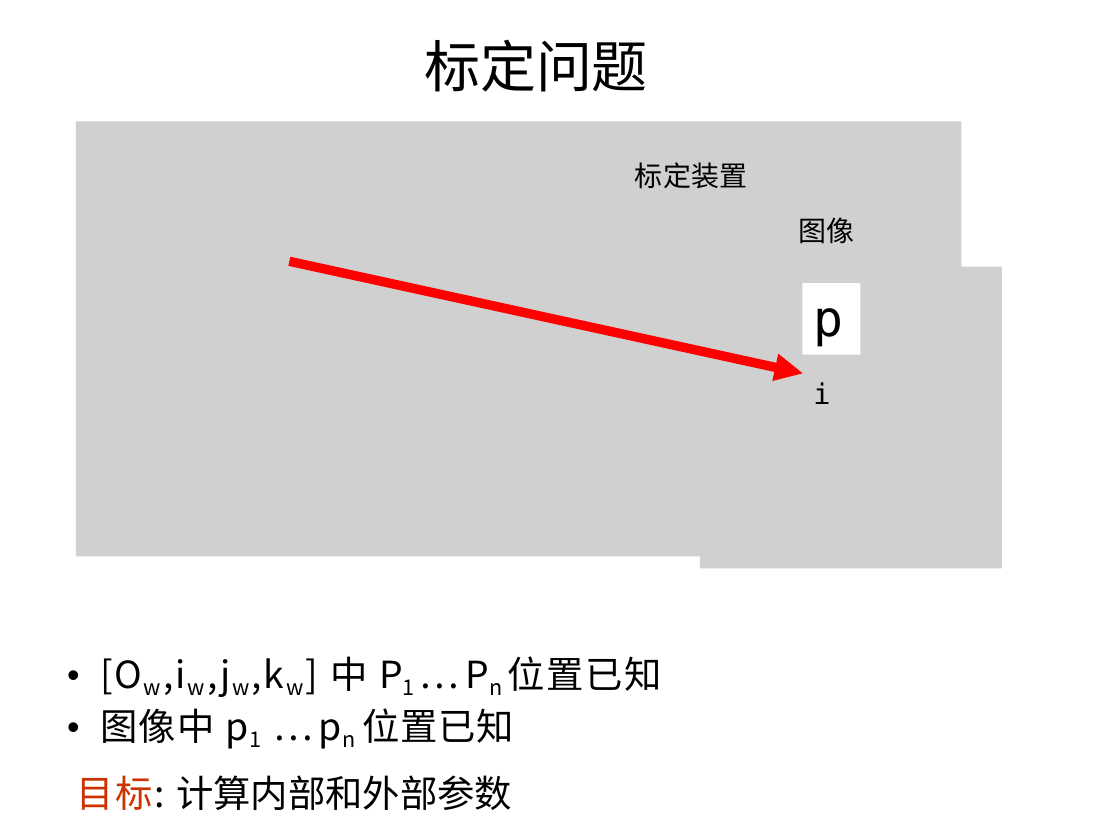
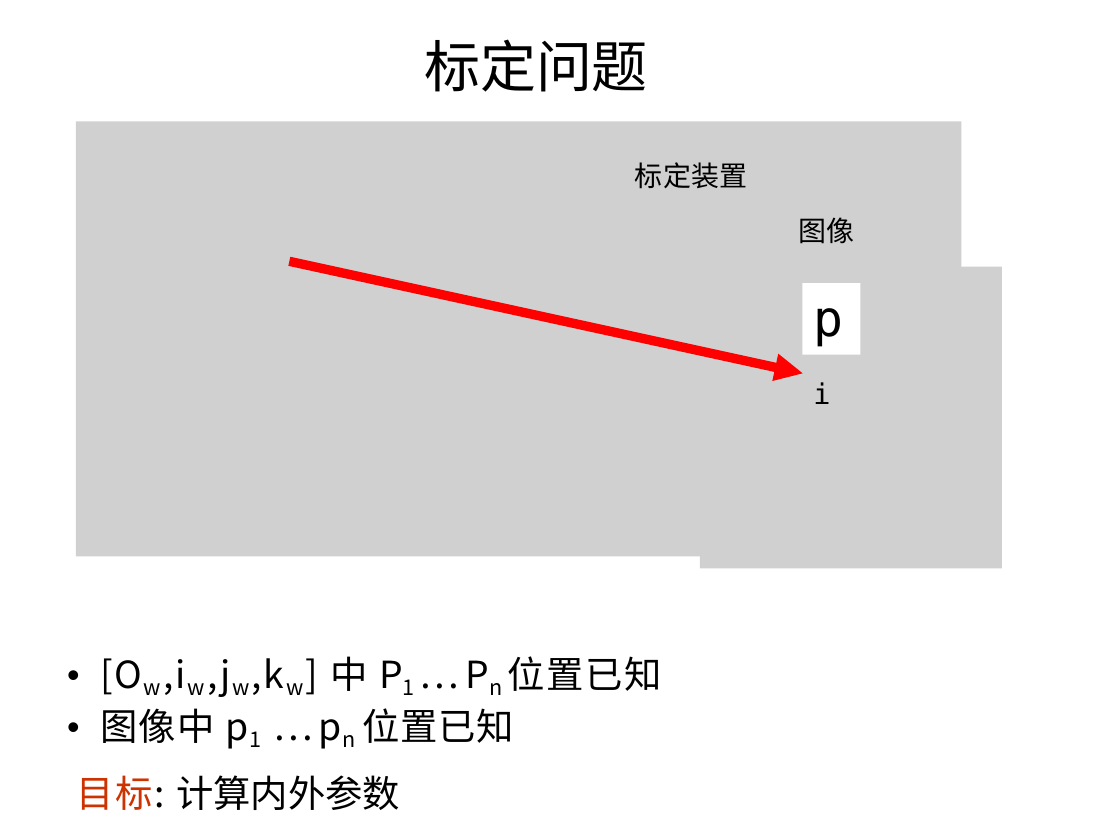
Before and after one commit to evenhax/translation_and_refining_for_cs231a, a slide deck: slide 22 of PPT231a_trans_and_refine/中文矫正版/lecture3_camera_calibration - 副本.pptx. Drawn at 1120x840 pixels with LibreOffice and Linux fonts; fonts in the diff are those of the drawing; grey boxes stand for pictures; background and template pictures are left out. Boxes give left, top, right and bottom in pixels: in the first picture for what was removed or moved away, otherwise in the second. Text is boxed around its words. In the diff, an @@ line names an element or a change of style, - is before the commit and + after.

```diff
--- a/PPT231a_trans_and_refine/中文矫正版/lecture3_camera_calibration - 副本.pptx
+++ b/PPT231a_trans_and_refine/中文矫正版/lecture3_camera_calibration - 副本.pptx
@@ text at [77, 775, 400, 810]: text changed @@
-目标: 计算内部和外部参数
+目标: 计算内外参数
```
Also in this commit, not shown: 13 other slides changed, 3 other files.
